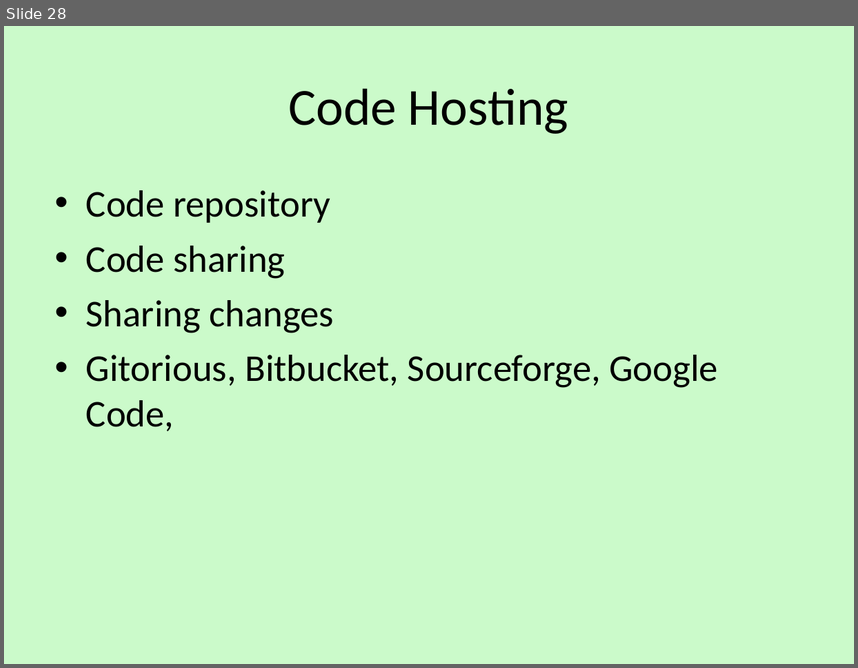
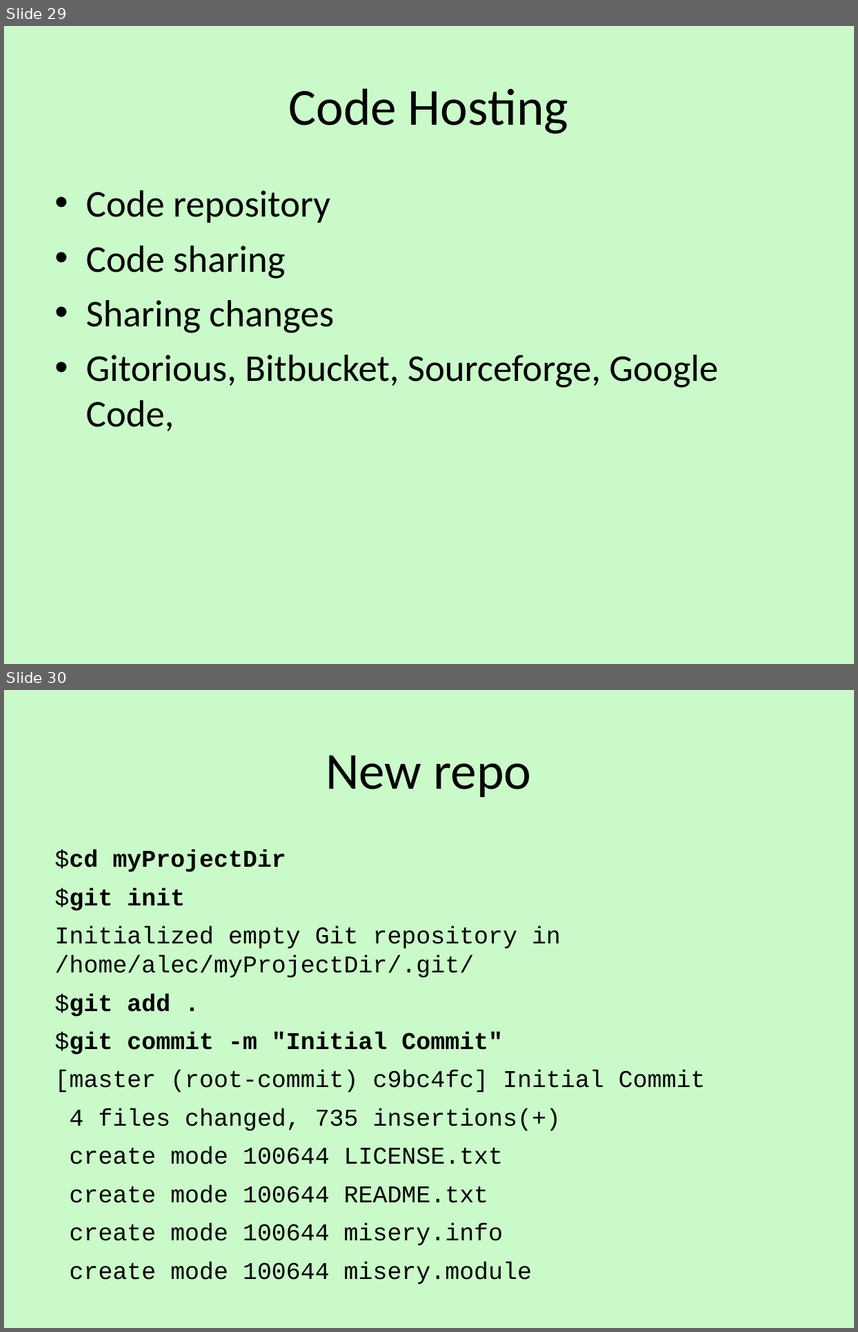
Before and after one commit to alecthegeek/gitWorkshop, a slide deck: gitWorkshop.odp. Shown one above the other, each under a label of ours: slide 28 before the commit, slides 29 and 30 after it. The pictures are 858x668 and 858x1332 pixels, drawn with LibreOffice and Linux fonts; fonts in the diff are those of the drawing; background and template pictures are left out. Boxes give left, top, right and bottom in pixels: in the first picture for what was removed or moved away, otherwise in the second. Text is boxed around its words. In the diff, an @@ line names an element or a change of style, - is before the commit and + after.

Commit message:
Added some useful info for Debian users

```diff
--- a/gitWorkshop.odp
+++ b/gitWorkshop.odp
@@ slide 30 added at (4,690,854,1328), background picture (left out) @@
@@ title added at (326,755,532,797), 44 pt, text #000000 @@
+New repo
@@ text added at (55,850,706,1284), 20.4 pt, text #000000 @@
+$cd myProjectDir
+$git init
+Initialized empty Git repository in /home/alec/myProjectDir/.git/
+$git add .
+$git commit -m "Initial Commit"
+[master (root-commit) c9bc4fc] Initial Commit
+4 files changed, 735 insertions(+)
+create mode 100644 LICENSE.txt
+create mode 100644 README.txt
+create mode 100644 misery.info
+create mode 100644 misery.module
@@ what was slide 28 is now slide 29 @@
```
Also in this commit, not shown: 1 other slide added.
